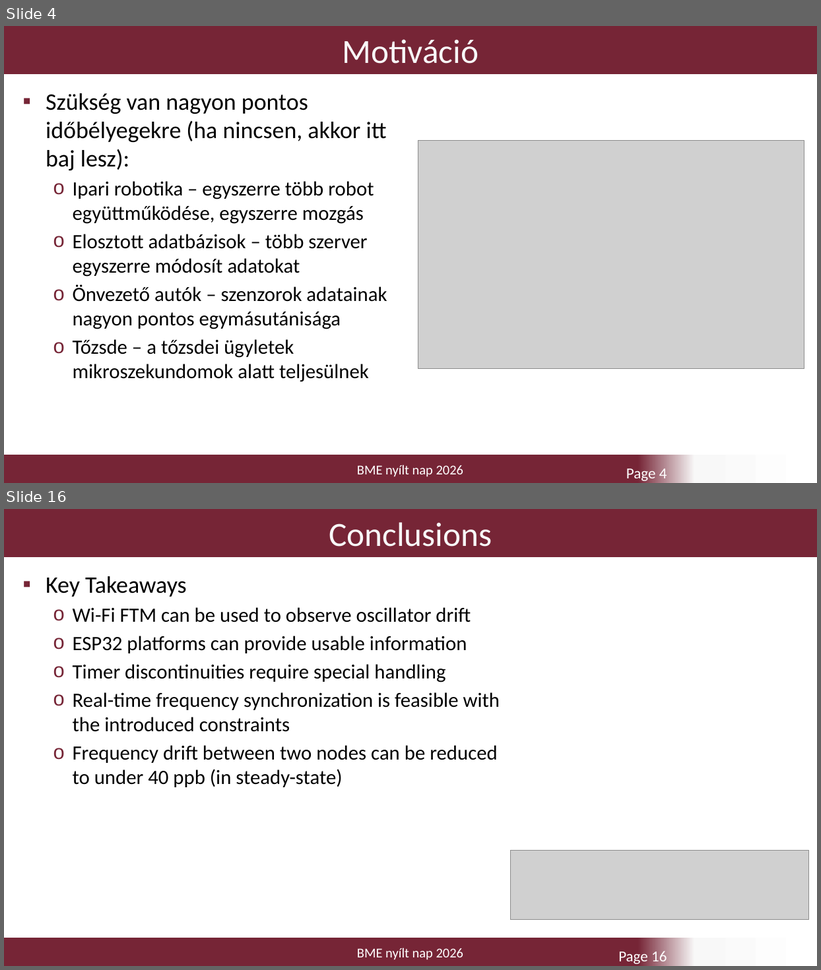
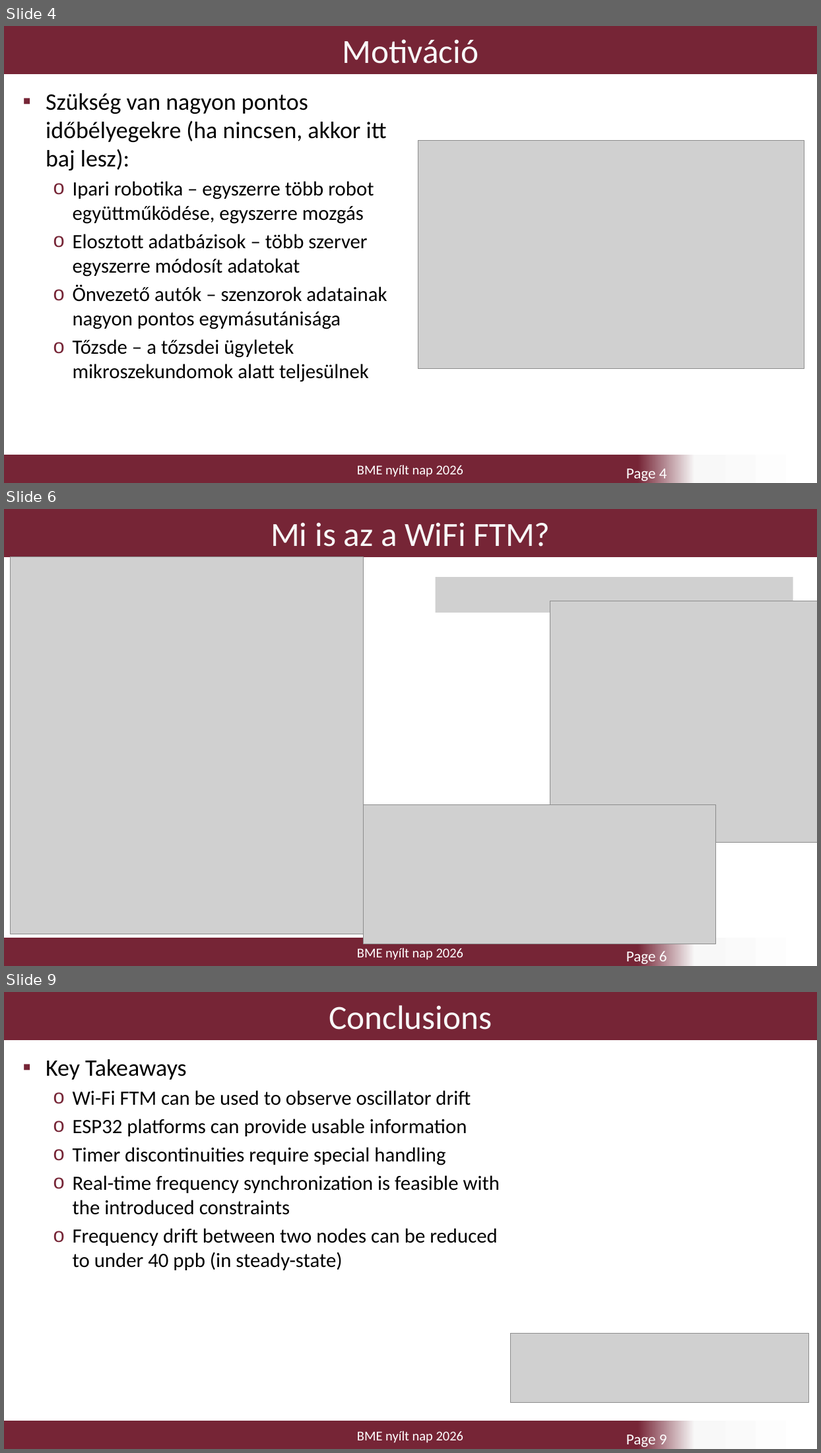
Before and after one commit to mineroni/FTMQuartzDriftDemonstrator, a slide deck: FTM_nyilt_nap.pptx. Shown one above the other, each under a label of ours: slides 4 and 16 before the commit, slides 4, 6 and 9 after it; the slides between them are not shown. The pictures are 821x970 and 821x1453 pixels, drawn with LibreOffice and Linux fonts; fonts in the diff are those of the drawing; grey boxes stand for pictures; background and template pictures are left out. Boxes give left, top, right and bottom in pixels: in the first picture for what was removed or moved away, otherwise in the second. Text is boxed around its words. In the diff, an @@ line names an element or a change of style, - is before the commit and + after.

```diff
--- a/FTM_nyilt_nap.pptx
+++ b/FTM_nyilt_nap.pptx
@@ slide 6 added at <box>4,509,817,966</box>, background #FFFFFF; not listed: 1 template element that a slide beside it also shows @@
@@ title added at <box>4,509,817,557</box>, fill #762536, 40 pt, text #F8F8F8 @@
+Mi is az a WiFi FTM?
@@ picture added at <box>11,557,363,935</box> @@
@@ picture added at <box>435,578,793,613</box> @@
@@ picture added at <box>550,601,817,843</box> @@
@@ picture added at <box>363,805,716,944</box> @@
@@ page number added at <box>626,951,667,964</box>, 18 pt, text #FFFFFF @@
+Page 6
@@ what was slide 16 is now slide 9 @@
@@ page number at <box>626,1435,667,1447</box>: text changed @@
-Page 16
+Page 9
```
Also in this commit, not shown: 2 other slides added, 10 slides removed.
